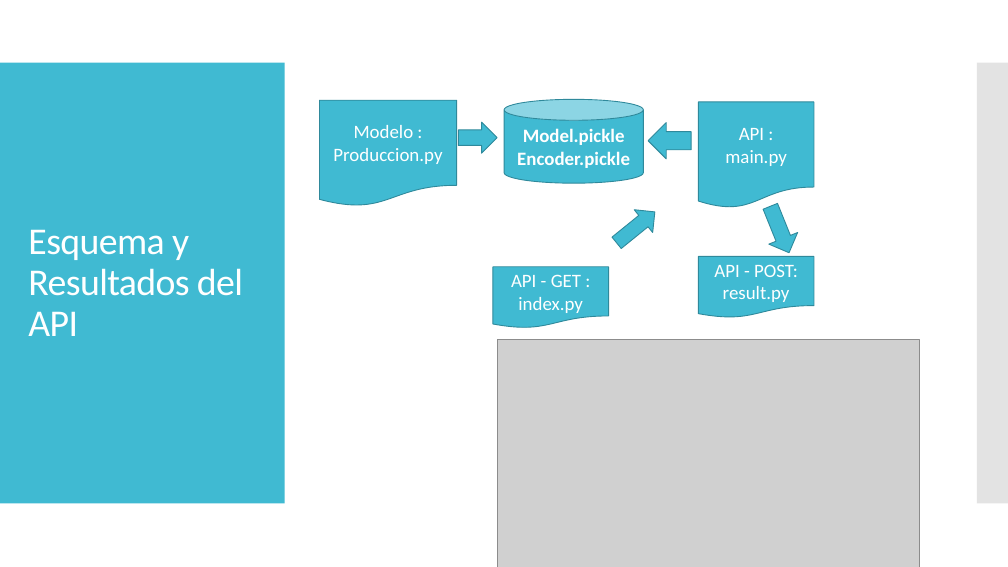
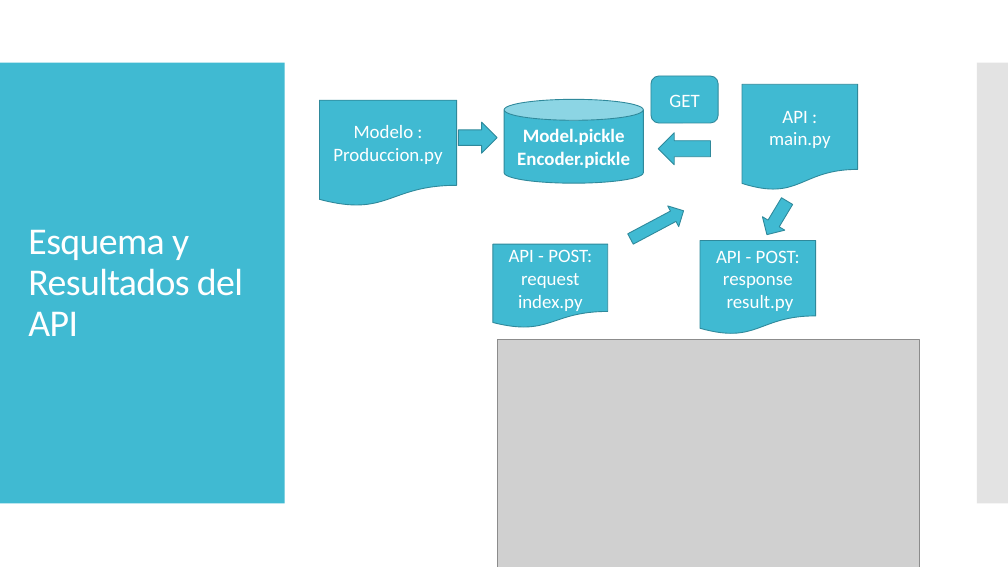
Before and after one commit to amariasm/Proyecto_API_Random_Forest, a slide deck: slide 14 of articulo/Presentación Proyecto v1.pptx (slide 13 before the commit). Drawn at 1008x567 pixels with LibreOffice and Linux fonts; fonts in the diff are those of the drawing; grey boxes stand for pictures. Boxes give left, top, right and bottom in pixels: in the first picture for what was removed or moved away, otherwise in the second. Text is boxed around its words. In the diff, an @@ line names an element or a change of style, - is before the commit and + after.

```diff
--- a/articulo/Presentación Proyecto v1.pptx
+++ b/articulo/Presentación Proyecto v1.pptx
@@ rounded rectangle added at (651, 76, 718, 123), fill #40BAD2, outline #2F8A9B 0.85 pt, 18 pt, text #FFFFFF @@
+GET
@@ flow chart document "API : main.py": place and size @@
-flow chart document "API : main.py" at (699, 102, 814, 208)
+flow chart document "API : main.py" at (743, 85, 858, 191)
@@ right arrow: place and size @@
-right arrow at (648, 123, 691, 159)
+right arrow at (659, 133, 711, 165)
@@ right arrow at (625, 200, 689, 250): rotation 321 to 332 degrees @@
@@ right arrow at (756, 194, 799, 241): rotation 68 to 121 degrees @@
@@ flow chart document "API - POST: request": place and size @@
-flow chart document "API - POST: request" at (493, 267, 609, 328)
+flow chart document "API - POST: request" at (493, 244, 608, 328)
@@ text in flow chart document at (509, 249, 592, 311): text changed @@
-API - GET : index.py
+API - POST: request
+index.py
@@ flow chart document "API - POST:": place and size @@
-flow chart document "API - POST:" at (699, 256, 814, 318)
+flow chart document "API - POST:" at (700, 240, 816, 334)
@@ text in flow chart document at (716, 250, 800, 311): text changed @@
-API - POST: result.py
+API - POST:
+response
+result.py
```
Also in this commit, not shown: 1 slide added, 1 other file.
